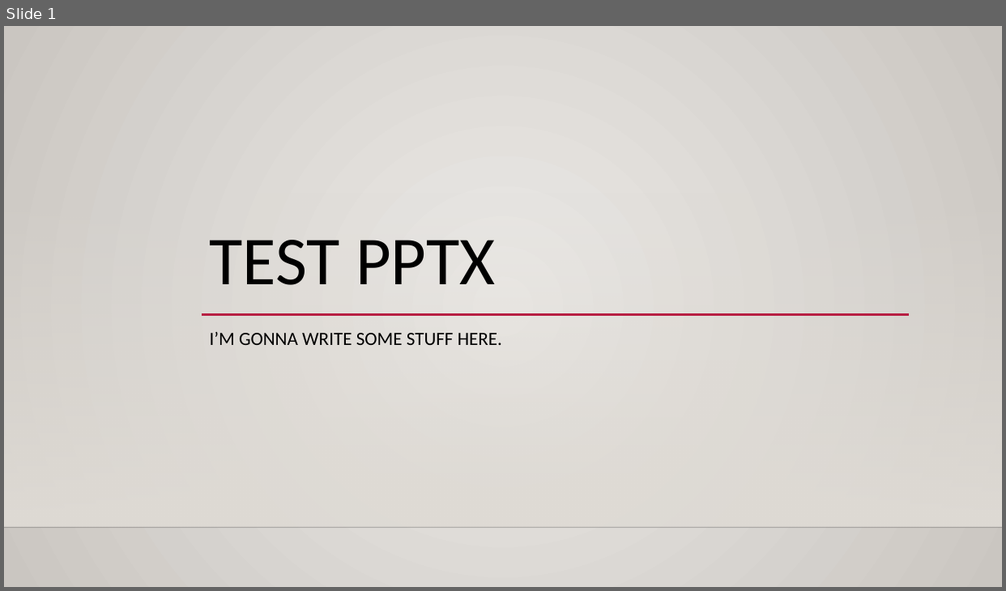
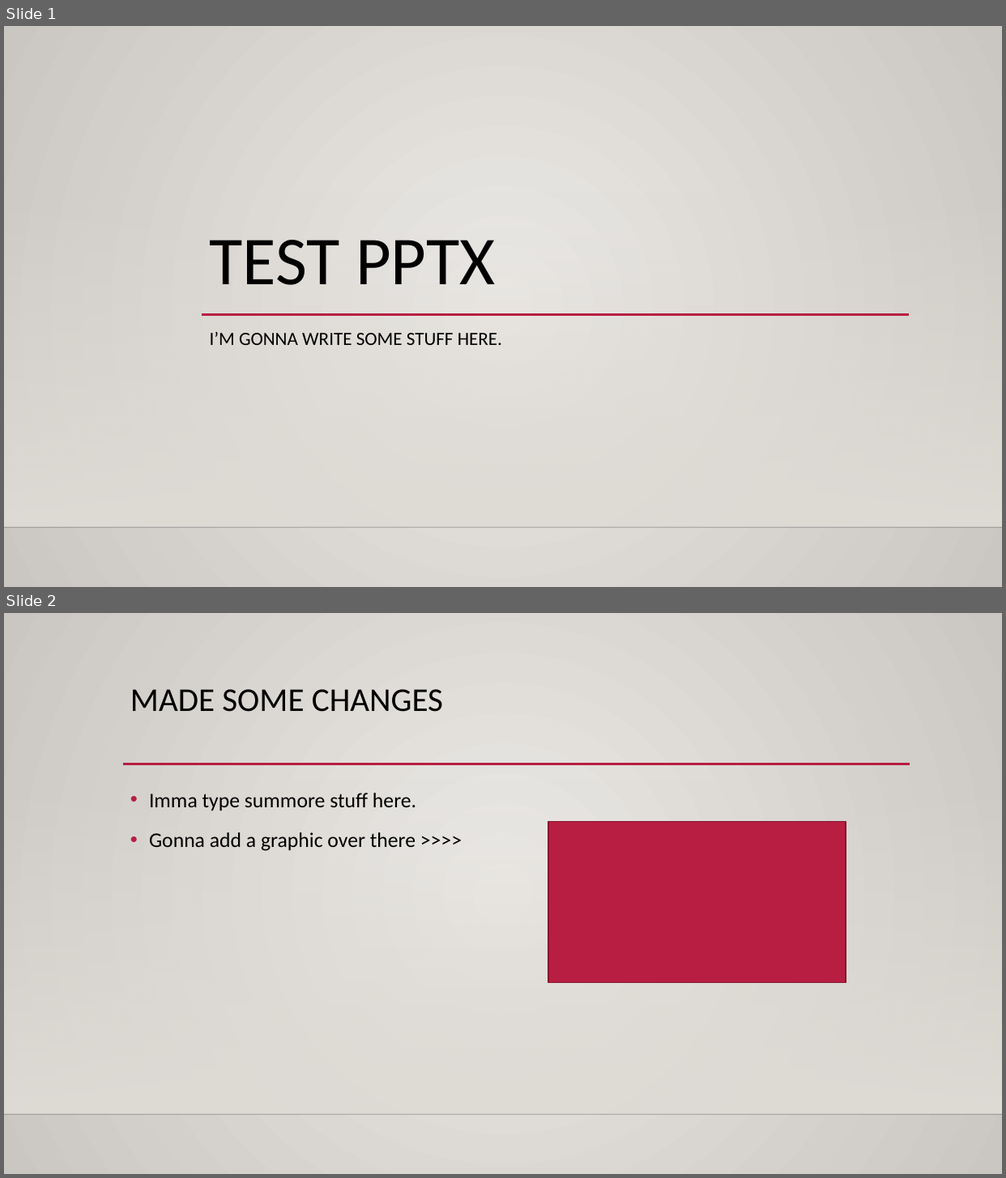
Before and after one commit to mab0130/hobgoblin, a slide deck: Presentation1.pptx. Shown one above the other, each under a label of ours: slide 1 before the commit, slides 1 and 2 after it. The pictures are 1006x591 and 1006x1178 pixels, drawn with LibreOffice and Linux fonts; fonts in the diff are those of the drawing; background and template pictures are left out. Boxes give left, top, right and bottom in pixels: in the first picture for what was removed or moved away, otherwise in the second. Text is boxed around its words. In the diff, an @@ line names an element or a change of style, - is before the commit and + after.

Commit message:
2nd file
testing vanilla

```diff
--- a/Presentation1.pptx
+++ b/Presentation1.pptx
@@ slide 2 added at (x1=4, y1=613, x2=1002, y2=1174), background gradient #ECEAE7 to #CAC7C1; not listed: 2 template elements that a slide beside it also shows @@
@@ title added at (x1=130, y1=689, x2=443, y2=712), 32 pt, text #000000 @@
+MADE SOME CHANGES
@@ line added from (123, 764) to (910, 764), #B71E42 2.5 pt @@
@@ text added at (x1=149, y1=793, x2=416, y2=851), 20 pt, text #000000 @@
+• Imma type summore stuff here.
+• Gonna add a graphic over there >>>>
@@ rectangle added at (x1=548, y1=822, x2=846, y2=983), fill #B71E42, outline #871631 1.25 pt @@
```
